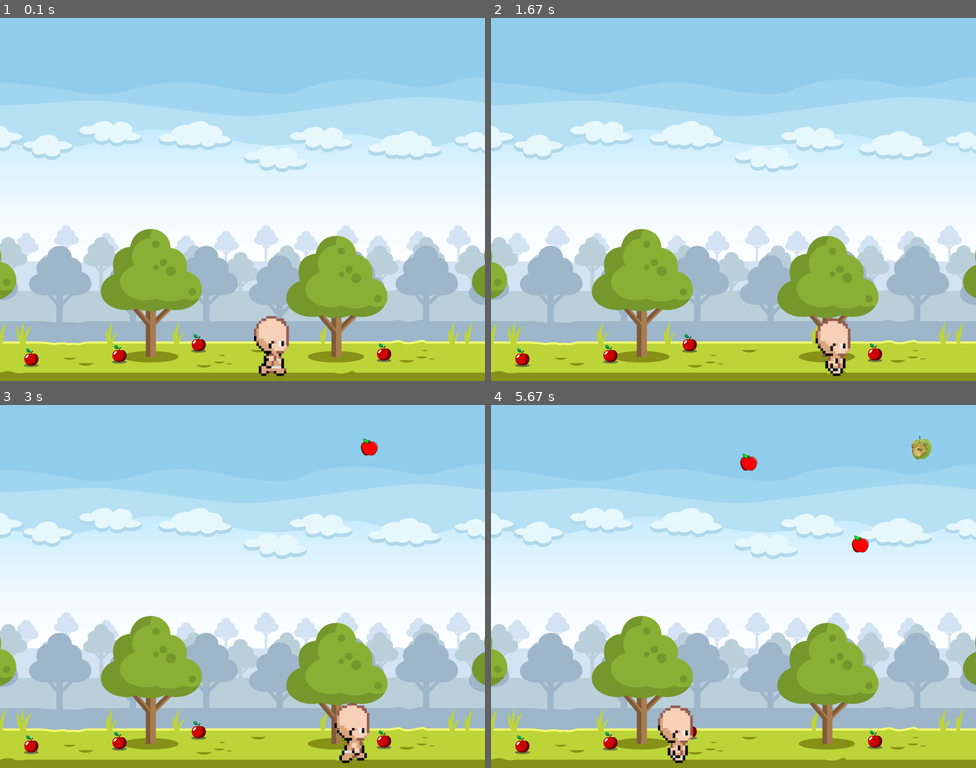
Above: before the commit, frames 1-4 (two rows, left to right).
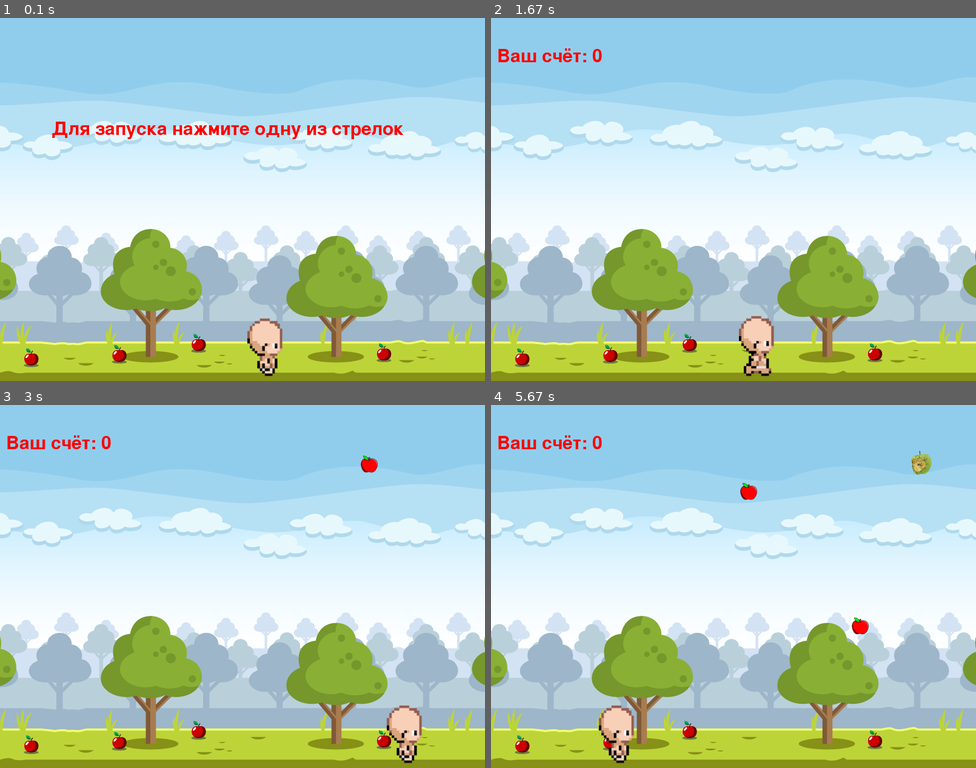
Above: after the commit, the same moments.

Repository: marcho4/Yandex-Lyceum-PyGame-Project
Game: pygame game, started from main.py
The game is run twice, just before and just after one commit, with the same random seed, the same clock (stepped at 60 frames per second) and the same inputs.
Inputs:
- Up to frame 1 (0.1 s): no input
- Up to frame 2 (1.67 s): hold Right 0.33-0.8 s; hold Right 0.83-1.3 s; hold Left from 1.33 s (still down)
- Up to frame 3 (3 s): release Left at 1.87 s; hold Left 1.9-2.3 s; hold Right 2.33-2.97 s
- Up to frame 4 (5.67 s): hold Left 3-3.47 s; hold Right 3.5-3.97 s; hold Right 4-4.47 s; hold Left 4.5-5.03 s; hold Left 5.07-5.47 s; hold Right from 5.5 s (still down)

The runs differ from the first frame. In frame 1, 2.0% of the frame differs, in the area x 10-84%, y 28-99%; in frame 2, 2.1%; in frame 3, 2.3%; in frame 4, 2.9%, in the area x 1-91%, y 8-99%.

Commit message:
поработала с текстом
надо добавить отсчет жизней (3) и что-то типа ленты пропущенных яблок. остальное по визуалу вроде ок

Diff:
--- a/main.py
+++ b/main.py
@@ -19,6 +19,7 @@
 missed_apples = 0
 collected_apples = 0
 bad_apples_collected = 0
+s = 0
 
 
 # Задний фон
@@ -30,6 +31,17 @@
         self.width, self.height = size
         self.image = Background.image
         self.rect = self.image.get_rect()
+
+    def update(self):
+        pygame.font.init()
+        font = pygame.font.Font(None, 44)
+        if s == 0:
+            render = font.render(f'Для запуска нажмите одну из стрелок', True, 'red')
+            screen.blit(render, (85, 170))
+        else:
+            render = font.render(f'Ваш счёт: {collected_apples}', True, 'red')
+            screen.blit(render, (10, 50))
+        pygame.display.flip()
 
 
 # Обычное яблоко
@@ -124,6 +136,8 @@
 min_x = 0
 
 
+
+
 def move(hero, movement):
     x, y = hero.rect.x, hero.rect.y
     if movement == "left":
@@ -136,14 +150,17 @@
 
 running = True
 while running:
-    apples.update()
     keys = pygame.key.get_pressed()
     now1 = time.time()
     now2 = time.time()
     if keys[pygame.K_RIGHT]:
+        s = 1
         move(bro, "right")
+        sprites.update()
     if keys[pygame.K_LEFT]:
+        s = 1
         move(bro, "left")
+        sprites.update()
     for event in pygame.event.get():
         if event.type == pygame.QUIT:
             running = False
@@ -156,10 +173,11 @@
         if now2 - start2 > bad_apple_interval:
             BadApple([random.randint(20, 760), random.randint(0, 20)])
             start2 = now2
-        sprites.update()
     sprites.draw(screen)
     apples.draw(screen)
+    apples.update()
+    background.update()
     pygame.display.flip()
-    clock.tick(60)
+    clock.tick(100)
 
 pygame.quit()
